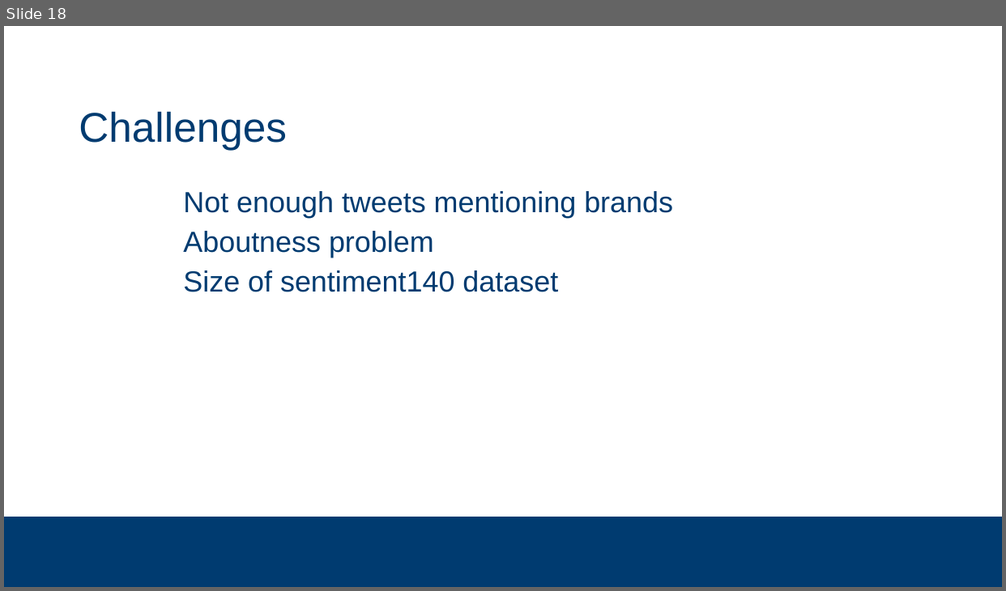
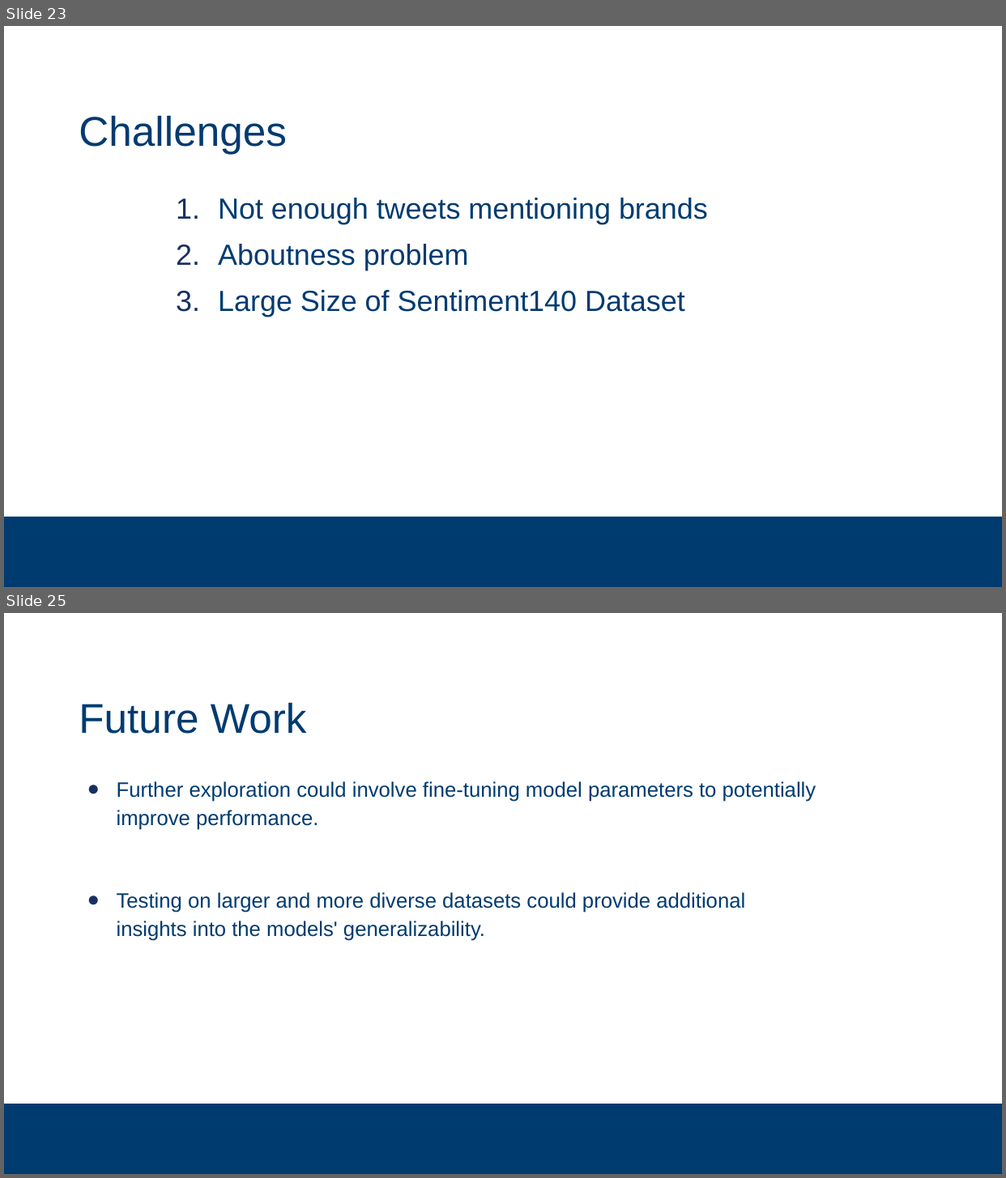
Before and after one commit to subsystem3/project, a slide deck: Final-Project-Team-2.pptx. Shown one above the other, each under a label of ours: slide 18 before the commit, slides 23 and 25 after it; the slides between them are not shown. The pictures are 1006x591 and 1006x1178 pixels, drawn with LibreOffice and Linux fonts; fonts in the diff are those of the drawing; background and template pictures are left out. Boxes give left, top, right and bottom in pixels: in the first picture for what was removed or moved away, otherwise in the second. Text is boxed around its words. In the diff, an @@ line names an element or a change of style, - is before the commit and + after.

```diff
--- a/Final-Project-Team-2.pptx
+++ b/Final-Project-Team-2.pptx
@@ slide 25 added at [4,613,1002,1174], background #FFFFFF; not listed: 1 template element that a slide beside it also shows @@
@@ title added at [79,702,307,734], 40 pt, text #003B70 @@
+Future Work
@@ text added at [117,781,816,941], 20 pt, text #003B70 @@
+● Further exploration could involve fine-tuning model parameters to potentially improve performance.
+● Testing on larger and more diverse datasets could provide additional insights into the models' generalizability.
@@ what was slide 18 is now slide 23 @@
@@ slide 23 changed as well @@
@@ title "Challenges" at [79,115,287,154]: line spacing 42pt to 1.05 @@
@@ text at [218,198,708,271]: bullet   to 1.; line spacing 32pt to 1.14; less space between paragraphs @@
@@ text at [218,290,685,317]: text changed @@
-  Size of sentiment140 dataset
+3. Large Size of Sentiment140 Dataset
```
Also in this commit, not shown: 14 other slides changed, 11 other slides added, 6 slides removed.
